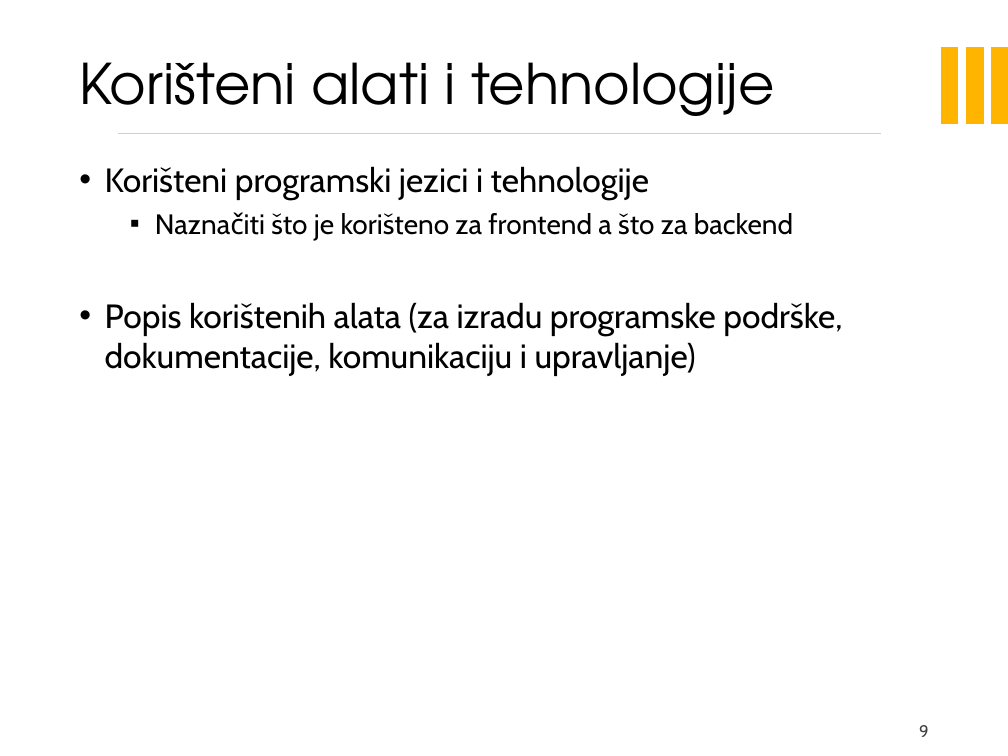
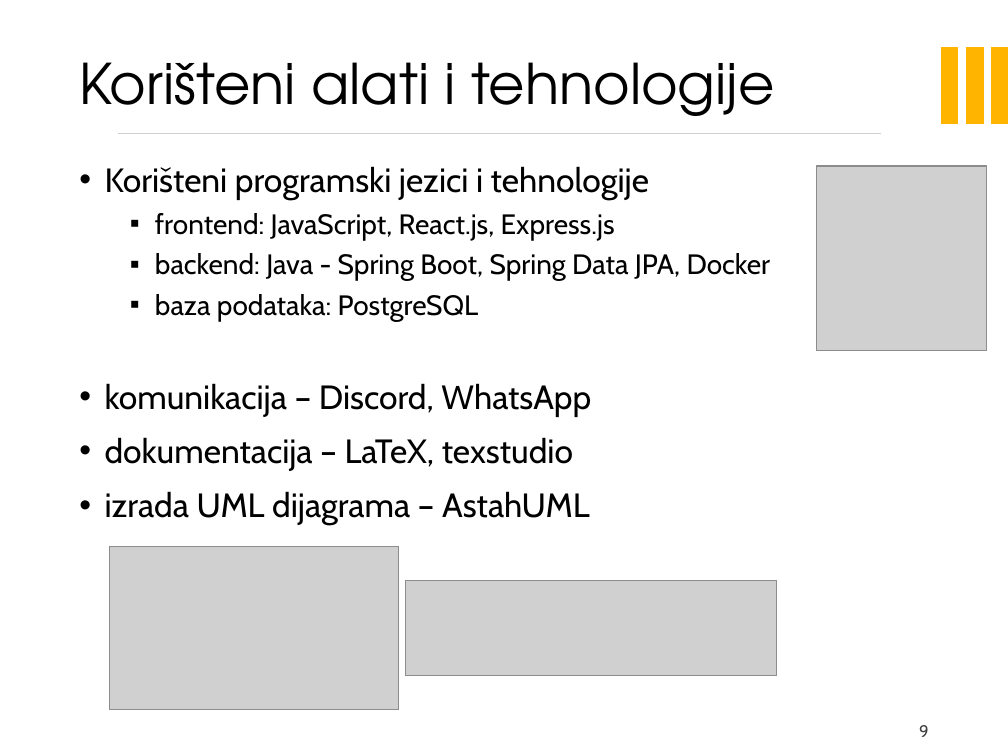
Before and after one commit to doms911/posterized, a slide deck: slide 9 of PROGI_2023_Posterized_prezentacija.pptx. Drawn at 1008x756 pixels with LibreOffice and Linux fonts; fonts in the diff are those of the drawing; grey boxes stand for pictures; background and template pictures are left out. Boxes give left, top, right and bottom in pixels: in the first picture for what was removed or moved away, otherwise in the second. Text is boxed around its words. In the diff, an @@ line names an element or a change of style, - is before the commit and + after.

```diff
--- a/PROGI_2023_Posterized_prezentacija.pptx
+++ b/PROGI_2023_Posterized_prezentacija.pptx
@@ picture added at [816, 166, 987, 351] @@
@@ text at [105, 213, 771, 525]: text changed; size 24 to 20 pt @@
-  ▪ Naznačiti što je korišteno za frontend a što za backend
-• Popis korištenih alata (za izradu programske podrške, dokumentacije, komunikaciju i upravljanje)
+  ▪ frontend: JavaScript, React.js, Express.js
+  ▪ backend: Java - Spring Boot, Spring Data JPA, Docker
+  ▪ baza podataka: PostgreSQL
+• komunikacija – Discord, WhatsApp
+• dokumentacija – LaTeX, texstudio
+• izrada UML dijagrama – AstahUML
@@ picture added at [110, 547, 398, 710] @@
@@ picture added at [405, 581, 777, 676] @@
```
Also in this commit, not shown: 2 other slides changed, 2 slides added, 1 slide removed.
